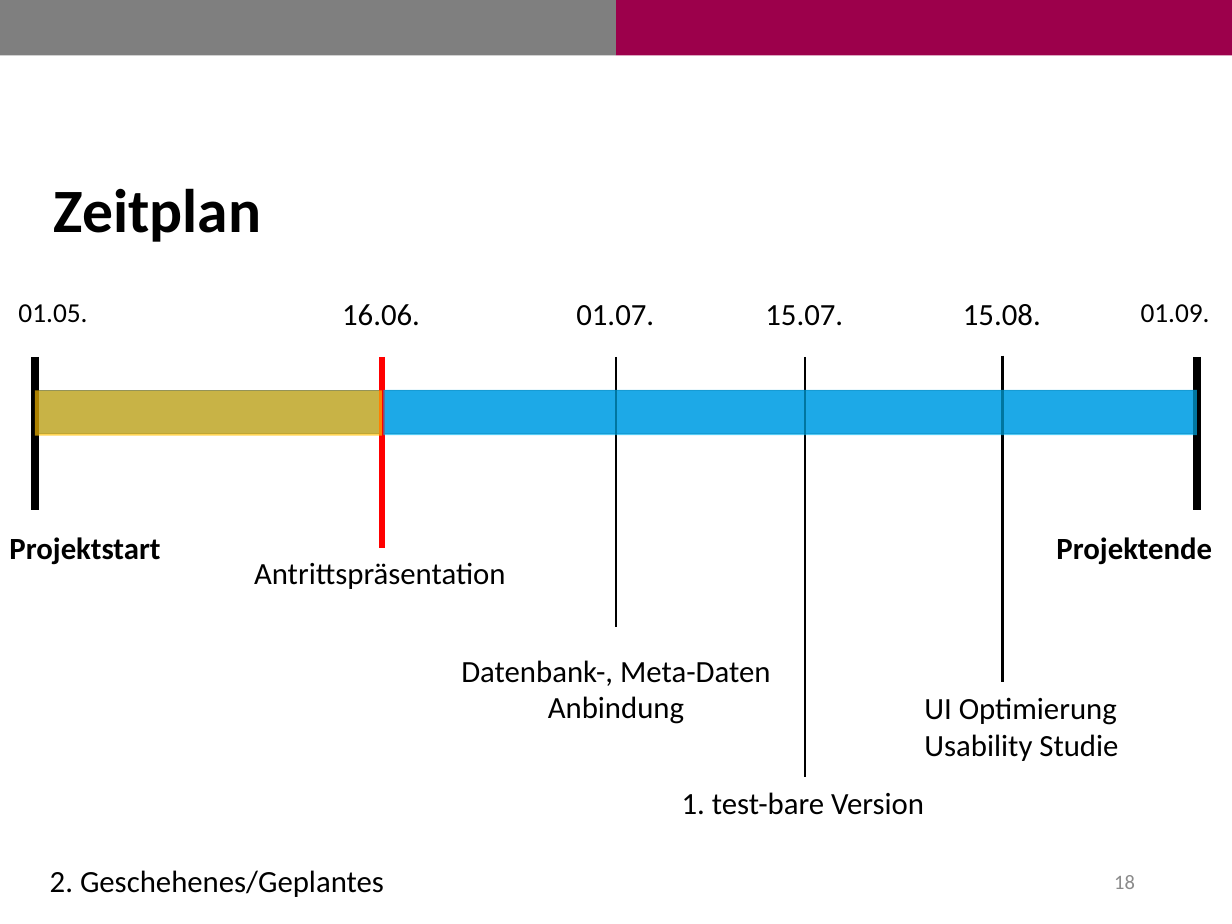
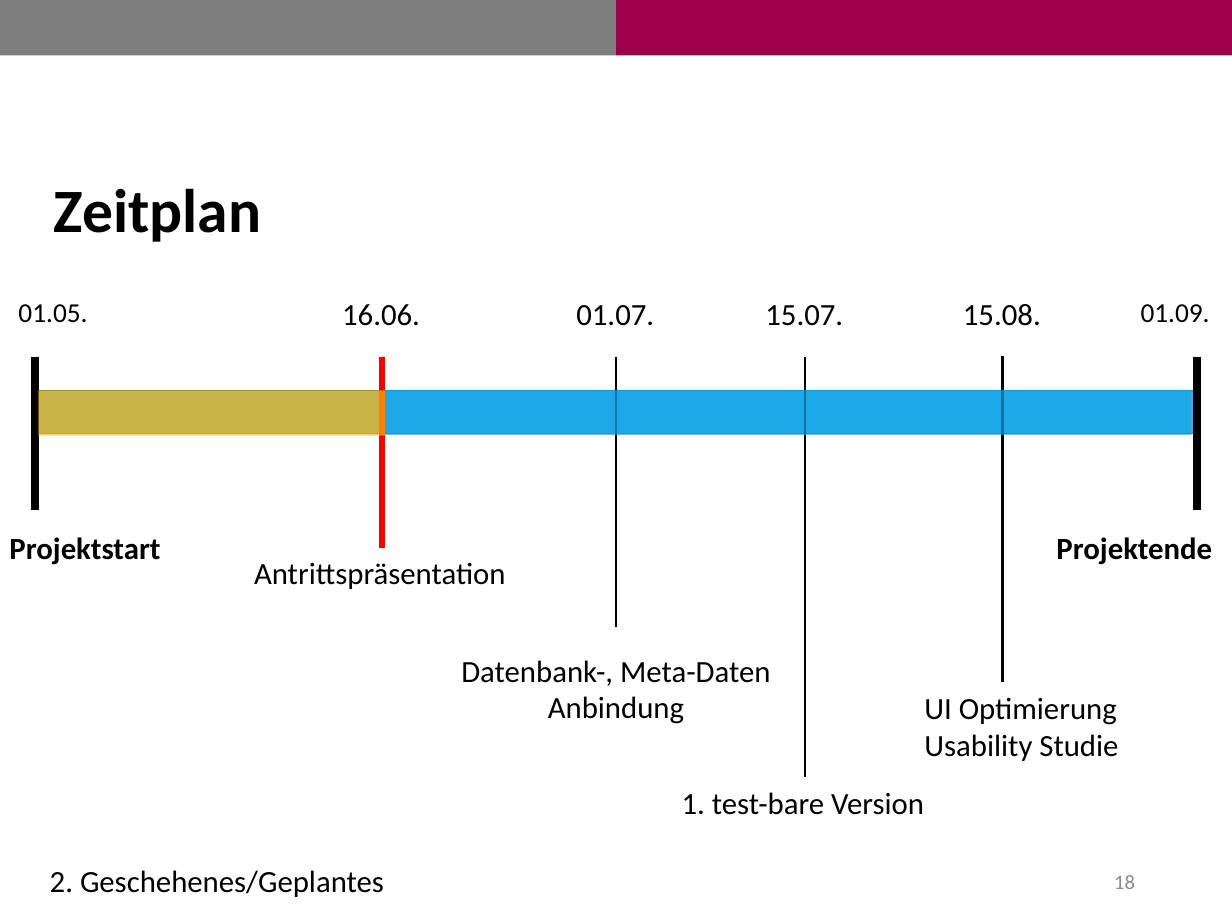
Before and after one commit to fairly99/Transkriptions-Werkzeug, a slide deck: slide 18 of Antrittspräsentation_final.pptx. Drawn at 1232x924 pixels with LibreOffice and Linux fonts; fonts in the diff are those of the drawing. Boxes give left, top, right and bottom in pixels: in the first picture for what was removed or moved away, otherwise in the second. Text is boxed around its words. In the diff, an @@ line names an element or a change of style, - is before the commit and + after.

```diff
--- a/Antrittspräsentation_final.pptx
+++ b/Antrittspräsentation_final.pptx
@@ rectangle: place and size @@
-rectangle at bbox=[34, 391, 382, 436]
+rectangle at bbox=[38, 391, 386, 436]
@@ rectangle: place and size @@
-rectangle at bbox=[383, 391, 1196, 436]
+rectangle at bbox=[386, 391, 1191, 436]
```
Also in this commit, not shown: 1 other slide changed.
